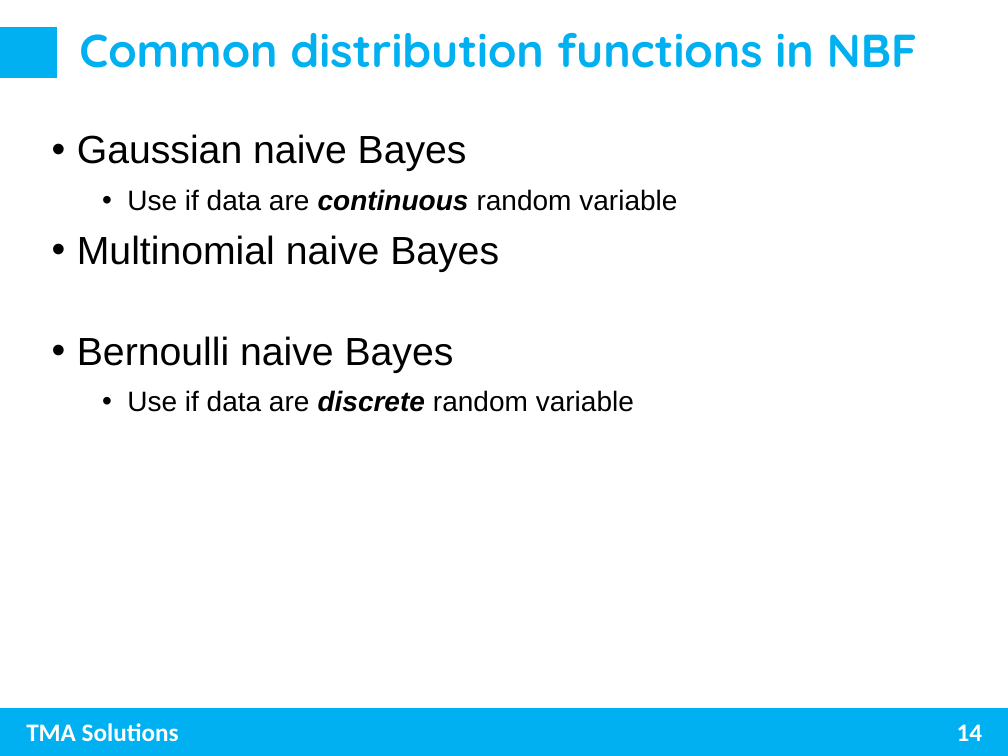
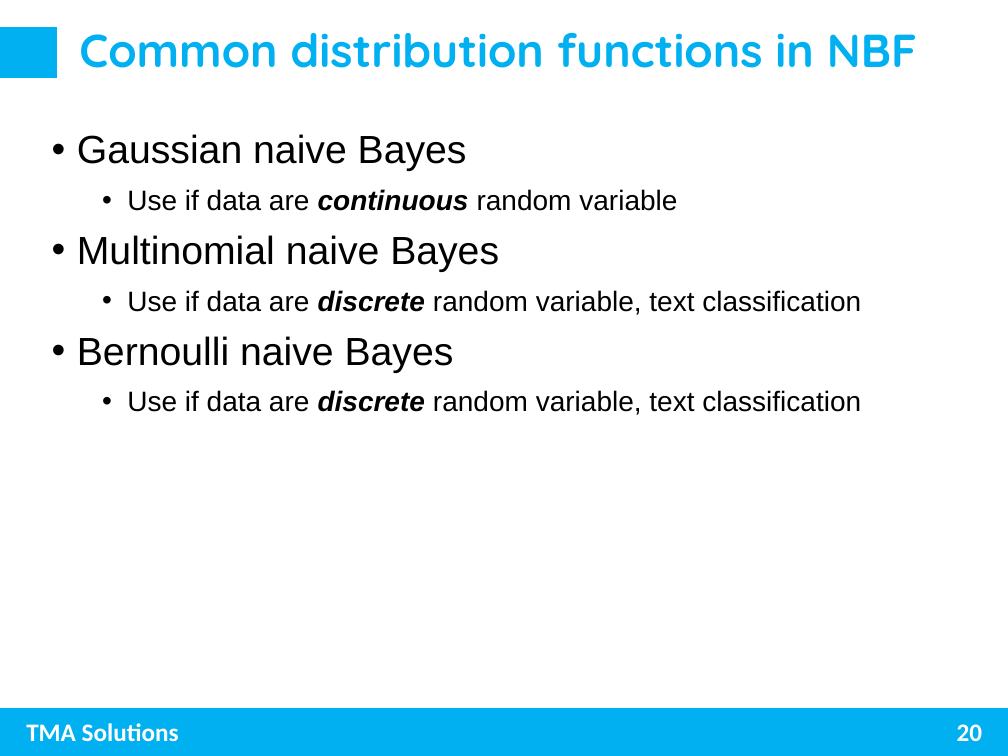
Before and after one commit to trungnghia2009/MachineLearning, a slide deck: slide 20 of Naive Bayes.pptx (slide 14 before the commit). Drawn at 1008x756 pixels with LibreOffice and Linux fonts; fonts in the diff are those of the drawing. Boxes give left, top, right and bottom in pixels: in the first picture for what was removed or moved away, otherwise in the second. Text is boxed around its words. In the diff, an @@ line names an element or a change of style, - is before the commit and + after.

```diff
--- a/Naive Bayes.pptx
+++ b/Naive Bayes.pptx
@@ text at (127,290,861,315): paragraph added @@
+    • Use if data are discrete random variable, text classification
@@ text at (127,390,861,415): text changed @@
-    • Use if data are discrete random variable
+    • Use if data are discrete random variable, text classification
@@ page number at (957,724,983,741): text changed @@
-14
+20
```
Also in this commit, not shown: 8 other slides changed, 7 slides added.
